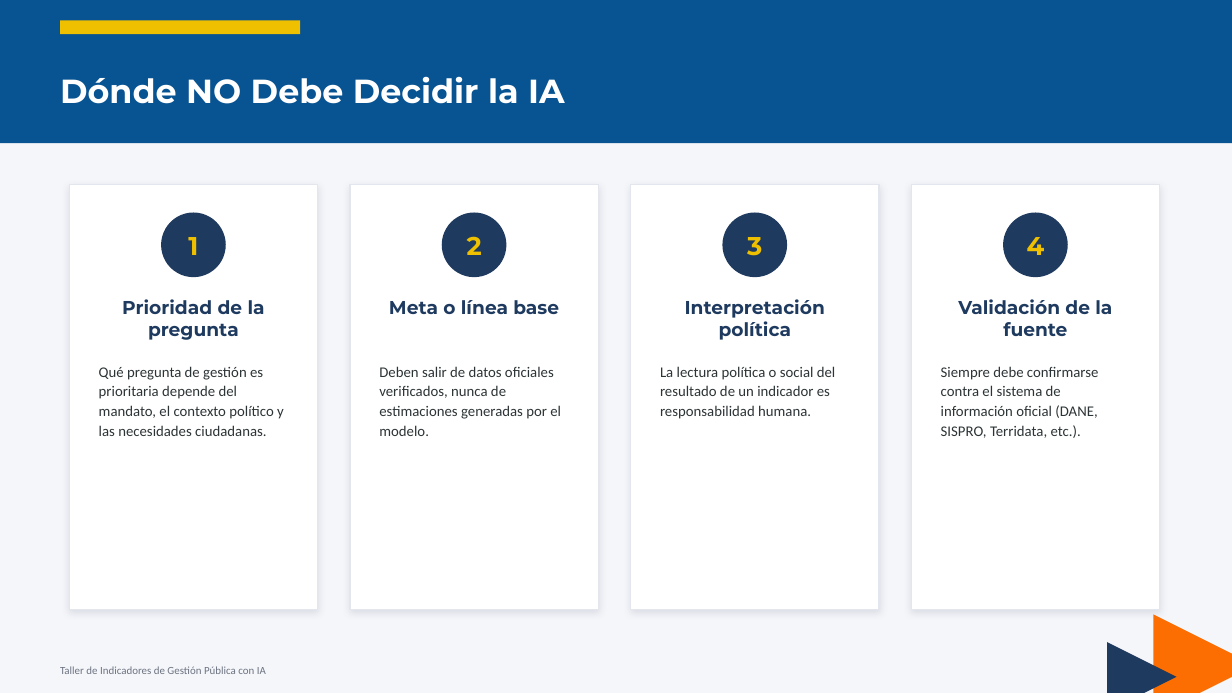
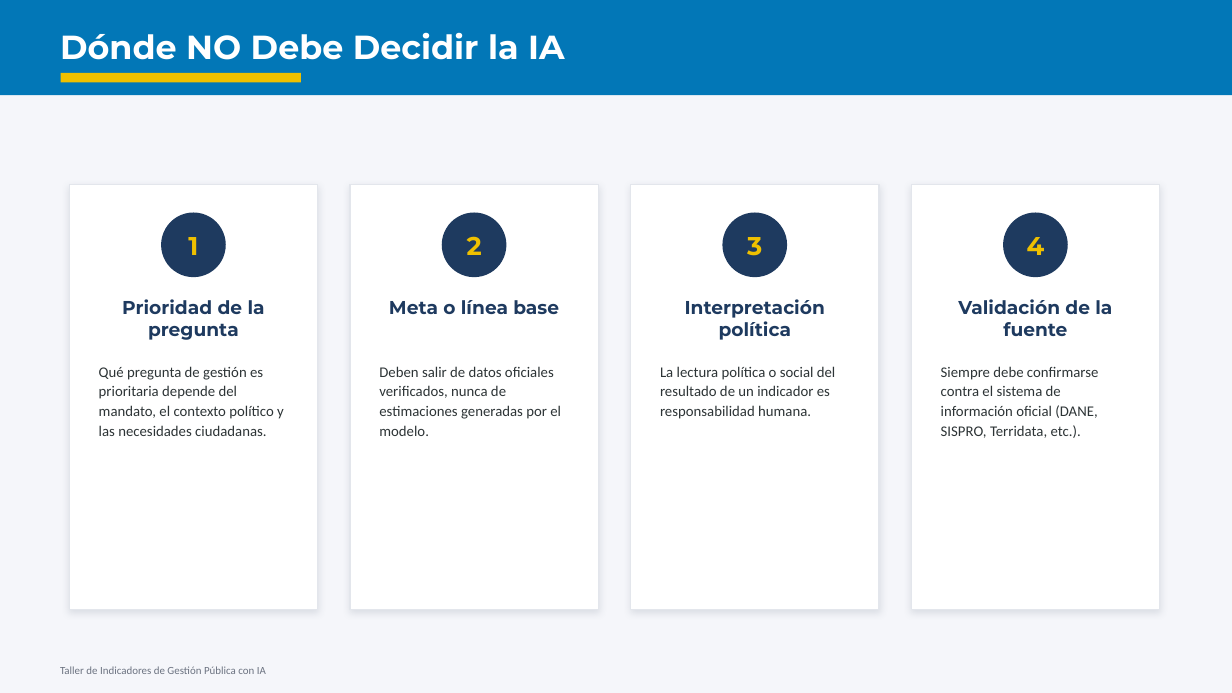
Before and after one commit to smezam-star/Management-Indicators, a slide deck: slide 30 of docs/Taller_Indicadores_Gestion_Publica_IA.pptx (slide 32 before the commit). Drawn at 1232x693 pixels with LibreOffice and Linux fonts; fonts in the diff are those of the drawing. Boxes give left, top, right and bottom in pixels: in the first picture for what was removed or moved away, otherwise in the second. Text is boxed around its words. In the diff, an @@ line names an element or a change of style, - is before the commit and + after.

```diff
--- a/docs/Taller_Indicadores_Gestion_Publica_IA.pptx
+++ b/docs/Taller_Indicadores_Gestion_Publica_IA.pptx
@@ rectangle: place and size @@
-rectangle at (0,0,1232,143)
+rectangle at (0,0,1232,95)
@@ rectangle at (0,0,1232,95): fill #085391 to #0277B7 @@
@@ text "Dónde NO Debe Decidir la ...": place and size @@
-text "Dónde NO Debe Decidir la ..." at (60,76,564,104)
+text "Dónde NO Debe Decidir la ..." at (60,32,564,60)
@@ text removed at (60,34,222,37) @@
-IA COMO COPILOTO TÉCNICO
@@ rectangle: place and size @@
-rectangle at (60,20,300,34)
+rectangle at (61,73,301,82)
@@ triangle removed at (1153,615,1232,693) @@
@@ triangle removed at (1107,642,1177,693) @@
```
Also in this commit, not shown: 44 other slides changed, 2 slides added, 6 slides removed, 8 other files.
